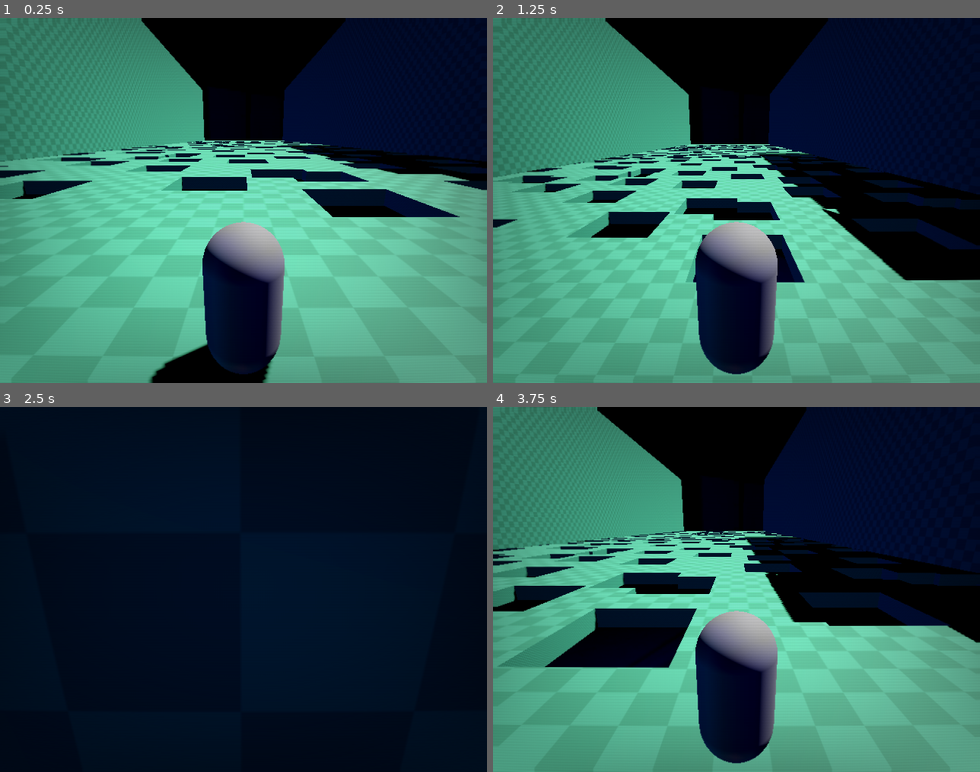
Above: before the commit, frames 1-4 (two rows, left to right).
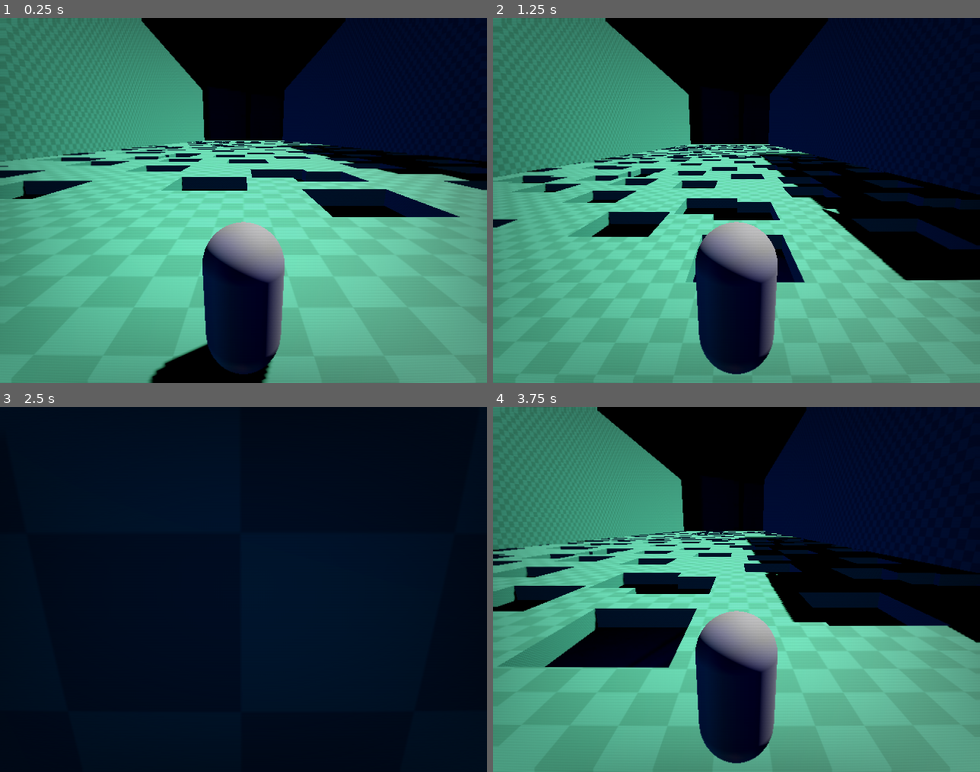
Above: after the commit, the same moments.

Repository: lognasmeow/Wonder
Game: Godot game, scene res://Maps/map_main.tscn
Same seed, same stepped clock (60 frames per second), same inputs: the game is played once before the commit and once after it.
Inputs:
- Up to frame 1 (0.25 s): no input
- Up to frame 2 (1.25 s): tap Enter at 0.5 s; hold D (right) from 0.53 s (still down); tap Space (jump) at 0.77 s
- Up to frame 3 (2.5 s): release D (right) at 1.28 s; hold S (down) 1.28-2.03 s; tap Space (jump) at 1.52, 2 s; hold D (right) from 2.03 s (still down)
- Up to frame 4 (3.75 s): tap Enter at 2.75 s; release D (right) at 2.78 s; hold W (up) 2.78-3.53 s; tap Space (jump) at 3.02 s; hold A (left) from 3.53 s (still down)

The runs differ from the first frame. In frame 1, less than 0.1% of the frame differs, in the area x 4-97%, y 34-100%; in frame 2, less than 0.1%, in the area x 15-85%, y 15-61%; in frame 3, less than 0.1%; in frame 4, less than 0.1%.

Commit message:
initial player spawn point

Diff:
--- /dev/null
+++ b/Maps/map_main.gd
@@ -0,0 +1,8 @@
+extends Node3D
+
+@onready var playerSpawnPoint = $Marker3D_PlayerSpawn
+@onready var player = $Player
+
+# Called when the node enters the scene tree for the first time.
+func _ready():
+	player.global_position = playerSpawnPoint.global_position
--- a/Maps/map_main.tscn
+++ b/Maps/map_main.tscn
@@ -1,5 +1,6 @@
 [gd_scene format=3 uid="uid://b57ptewcyhlft"]
 
+[ext_resource type="Script" uid="uid://cghmnjqkiy4nw" path="res://Maps/map_main.gd" id="1_1q4cs"]
 [ext_resource type="Texture2D" uid="uid://dduaw3xqemmd2" path="res://Assets/HDRIs/ferndale_studio_12_1k.exr" id="1_jf03b"]
 [ext_resource type="PackedScene" uid="uid://6vki3n4jw28r" path="res://Assets/Models/Arenas/arena_main.tscn" id="1_jvluu"]
 [ext_resource type="PackedScene" uid="uid://db7q0vfge37iu" path="res://Player/player.tscn" id="2_mktg1"]
@@ -20,6 +21,7 @@
 glow_enabled = true
 
 [node name="MapMain" type="Node3D" unique_id=1293976605]
+script = ExtResource("1_1q4cs")
 
 [node name="DirectionalLight3D" type="DirectionalLight3D" parent="." unique_id=312650139]
 transform = Transform3D(-0.51066303, -0.7445921, 0.42989045, 2.7805946e-08, 0.49999994, 0.86602545, -0.85978097, 0.44224703, -0.25533143, 0, 9.107522, 0)
@@ -32,3 +34,6 @@
 
 [node name="Player" parent="." unique_id=65660136 instance=ExtResource("2_mktg1")]
 transform = Transform3D(1, 0, 0, 0, 1, 0, 0, 0, 1, 0, 1.6951053, 45.02008)
+
+[node name="Marker3D_PlayerSpawn" type="Marker3D" parent="." unique_id=1223064160]
+transform = Transform3D(1, 0, 0, 0, 1, 0, 0, 0, 1, 0, 1.6785837, 45.02707)
Not shown, added: Maps/map_main.gd.uid
